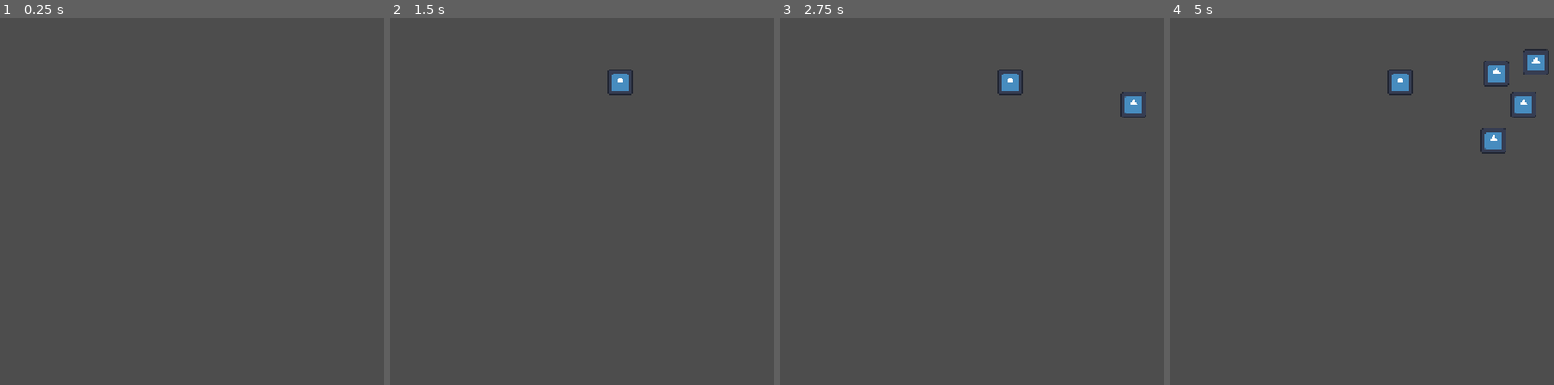
Above: before the commit, frames 1-4 (left to right).
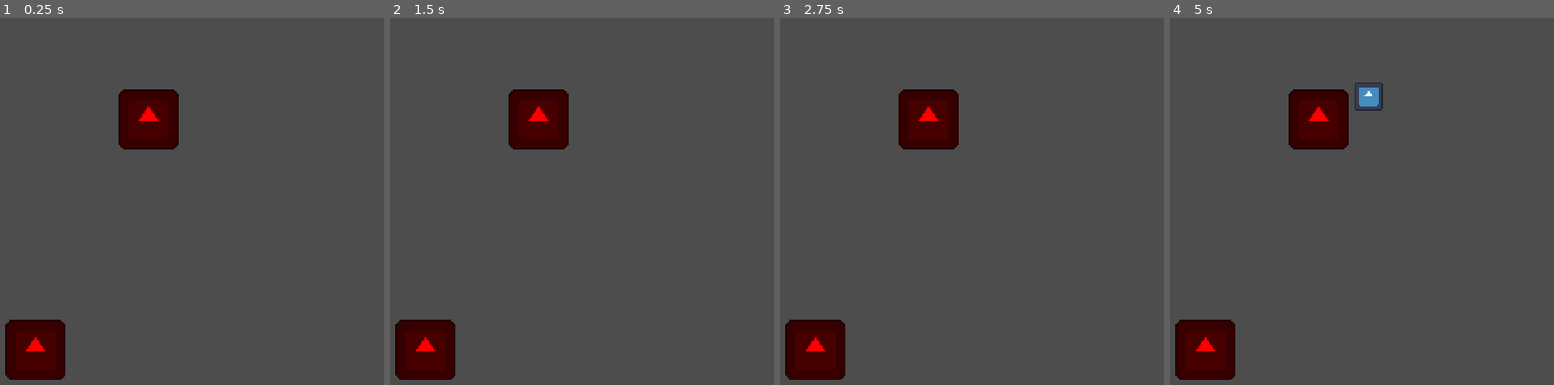
Above: after the commit, the same moments.

Repository: mattismoel/rage-room
Game: Godot game, scene res://scenes/game.tscn
Two runs of this game, one before a commit and one after it. Both use one fixed random seed, a clock stepped at 60 frames per second and the inputs below. The engine's default icon, where the game draws it, is replaced by a stand-in: a white triangle on a blue panel in a dark square.
Inputs:
- Up to frame 1 (0.25 s): no input
- Up to frame 2 (1.5 s): tap Enter at 0.5 s; tap Space at 1.25 s
- Up to frame 3 (2.75 s): no input
- Up to frame 4 (5 s): tap Enter at 2.75 s; tap Space at 3.5 s

The runs differ from the first frame. In frame 1, 5.1% of the frame differs, in the area x 1-47%, y 19-99%; in frame 2, 5.4%; in frame 3, 5.6%; in frame 4, 6.7%, in the area x 1-99%, y 8-99%.

Commit message:
implement base insect targeting flow

Diff:
--- a/scenes/game.tscn
+++ b/scenes/game.tscn
@@ -1,27 +1,25 @@
-[gd_scene load_steps=11 format=3 uid="uid://dpcv78j3ky7pm"]
+[gd_scene load_steps=13 format=3 uid="uid://dpcv78j3ky7pm"]
 
 [ext_resource type="Script" uid="uid://oblvmjguiltl" path="res://scripts/insect_manager.gd" id="1_lbhrr"]
 [ext_resource type="Script" uid="uid://dvfp0i6u6ksgu" path="res://scripts/spawner/timed_spawner.gd" id="1_lnu2h"]
 [ext_resource type="Script" uid="uid://7qy2yh4bqtbv" path="res://scripts/spawner/spawn_entry.gd" id="2_lnu2h"]
-[ext_resource type="PackedScene" uid="uid://b46vc2h2dvv8d" path="res://scenes/test.tscn" id="3_lnu2h"]
 [ext_resource type="Script" uid="uid://hxmlfmuavfju" path="res://scripts/spawner/area_spawner.gd" id="4_gee14"]
 [ext_resource type="Script" uid="uid://c8f6fbvcun4wt" path="res://scripts/spawner/selectors/weighted_selector.gd" id="6_gee14"]
+[ext_resource type="PackedScene" uid="uid://ic6q7foo7ydh" path="res://scenes/insects/ant.tscn" id="7_u5sy4"]
+[ext_resource type="Script" uid="uid://c5esn4h1wsvqj" path="res://scripts/target.gd" id="8_0tnpc"]
 [ext_resource type="Script" uid="uid://pke0c4qm2rkn" path="res://scripts/spawner/spawn_tick_component.gd" id="8_gee14"]
+[ext_resource type="Texture2D" uid="uid://dtj8s1car5ria" path="res://icon.svg" id="9_0tnpc"]
 
 [sub_resource type="RectangleShape2D" id="RectangleShape2D_0tnpc"]
 size = Vector2(116, 94)
 
 [sub_resource type="Resource" id="Resource_0tnpc"]
 script = ExtResource("2_lnu2h")
-scene = ExtResource("3_lnu2h")
+scene = ExtResource("7_u5sy4")
 weight = 1.0
 metadata/_custom_type_script = "uid://7qy2yh4bqtbv"
 
-[sub_resource type="Resource" id="Resource_vtaks"]
-script = ExtResource("2_lnu2h")
-scene = ExtResource("3_lnu2h")
-weight = 1.0
-metadata/_custom_type_script = "uid://7qy2yh4bqtbv"
+[sub_resource type="CircleShape2D" id="CircleShape2D_vtaks"]
 
 [node name="Game" type="Node2D"]
 
@@ -38,6 +36,7 @@
 [node name="SpawnTimer" type="Timer" parent="TimedSpawner"]
 autostart = true
 script = ExtResource("8_gee14")
+_spawn_rate = 0.25
 
 [node name="AreaSpawner" type="Area2D" parent="TimedSpawner" node_paths=PackedStringArray("_container", "_entry_selector")]
 position = Vector2(376, 70)
@@ -52,5 +51,34 @@
 
 [node name="WeightedSpawnEntrySelector2" type="Node" parent="TimedSpawner/AreaSpawner"]
 script = ExtResource("6_gee14")
-_entries = Array[ExtResource("2_lnu2h")]([SubResource("Resource_0tnpc"), SubResource("Resource_vtaks")])
+_entries = Array[ExtResource("2_lnu2h")]([SubResource("Resource_0tnpc")])
 metadata/_custom_type_script = "uid://c8f6fbvcun4wt"
+
+[node name="Target" type="Area2D" parent="."]
+position = Vector2(274, 97)
+script = ExtResource("8_0tnpc")
+weight = 0.5
+metadata/_custom_type_script = "uid://c5esn4h1wsvqj"
+metadata/_edit_group_ = true
+
+[node name="CollisionShape2D" type="CollisionShape2D" parent="Target"]
+shape = SubResource("CircleShape2D_vtaks")
+
+[node name="Sprite2D" type="Sprite2D" parent="Target"]
+modulate = Color(1, 0, 0, 1)
+scale = Vector2(0.328125, 0.328125)
+texture = ExtResource("9_0tnpc")
+
+[node name="Target2" type="Area2D" parent="."]
+position = Vector2(195, 258)
+script = ExtResource("8_0tnpc")
+metadata/_custom_type_script = "uid://c5esn4h1wsvqj"
+metadata/_edit_group_ = true
+
+[node name="CollisionShape2D" type="CollisionShape2D" parent="Target2"]
+shape = SubResource("CircleShape2D_vtaks")
+
+[node name="Sprite2D" type="Sprite2D" parent="Target2"]
+modulate = Color(1, 0, 0, 1)
+scale = Vector2(0.328125, 0.328125)
+texture = ExtResource("9_0tnpc")
--- /dev/null
+++ b/scenes/insects/ant.gd
@@ -0,0 +1,13 @@
+extends Insect
+
+@export var _speed: float = 25.0
+
+func target(t: Target) -> void:
+	super(t)
+
+	var tween := create_tween()
+
+	var distance := global_position.distance_to(t.global_position)
+	var duration := distance / _speed
+	tween.tween_property(self, "global_position", t.global_position, duration)
+	pass
--- /dev/null
+++ b/scenes/insects/ant.tscn
@@ -0,0 +1,23 @@
+[gd_scene load_steps=5 format=3 uid="uid://ic6q7foo7ydh"]
+
+[ext_resource type="Script" uid="uid://bbhqwf7bsqwm2" path="res://scenes/insects/ant.gd" id="1_jvi1b"]
+[ext_resource type="Script" uid="uid://eokcg40yy5wk" path="res://scenes/target_zone.gd" id="2_c26io"]
+[ext_resource type="Texture2D" uid="uid://dtj8s1car5ria" path="res://icon.svg" id="3_c26io"]
+
+[sub_resource type="CircleShape2D" id="CircleShape2D_cwltk"]
+radius = 512.0
+
+[node name="Ant" type="Node2D" node_paths=PackedStringArray("_target_zone")]
+script = ExtResource("1_jvi1b")
+_target_zone = NodePath("TargetZone")
+
+[node name="TargetZone" type="Area2D" parent="."]
+script = ExtResource("2_c26io")
+metadata/_custom_type_script = "uid://eokcg40yy5wk"
+
+[node name="CollisionShape2D" type="CollisionShape2D" parent="TargetZone"]
+shape = SubResource("CircleShape2D_cwltk")
+
+[node name="Sprite2D" type="Sprite2D" parent="."]
+scale = Vector2(0.15625, 0.15625)
+texture = ExtResource("3_c26io")
--- a/scenes/insects/insect.gd
+++ b/scenes/insects/insect.gd
@@ -1,7 +1,17 @@
 class_name Insect
 extends Node2D
 
+@export var _target_zone: TargetZone
+
 var _target: Target
+
+func _ready() -> void:
+	## We need to wait two physics frames for some reason...
+	await get_tree().physics_frame
+	await get_tree().physics_frame
+
+	var t := _target_zone.find_target()
+	target(t)
 
 ## Targets the input target t.
 func target(t: Target) -> void:
--- /dev/null
+++ b/scenes/target_zone.gd
@@ -0,0 +1,30 @@
+class_name TargetZone
+extends Area2D
+
+func find_target() -> Target:
+	var _targets: Array[Target] = []
+
+	for area in get_overlapping_areas():
+		if area is not Target:
+			continue
+
+		_targets.push_back(area)
+
+	assert(_targets.size() > 0, "No overlapping targets")
+
+	var best_target: Target = _targets[0]
+	var lowest_score: float = _calculate_score(_targets[0])
+
+	for target in _targets:
+		var score = _calculate_score(target)
+
+		if score < lowest_score:
+			best_target = target
+			lowest_score = score
+
+	return best_target
+
+
+func _calculate_score(target: Target) -> float:
+	var distance := global_position.distance_to(target.global_position)
+	return distance * (1.0 / target.weight)
Not shown, added: scenes/insects/ant.gd.uid
Not shown, added: scenes/target_zone.gd.uid
